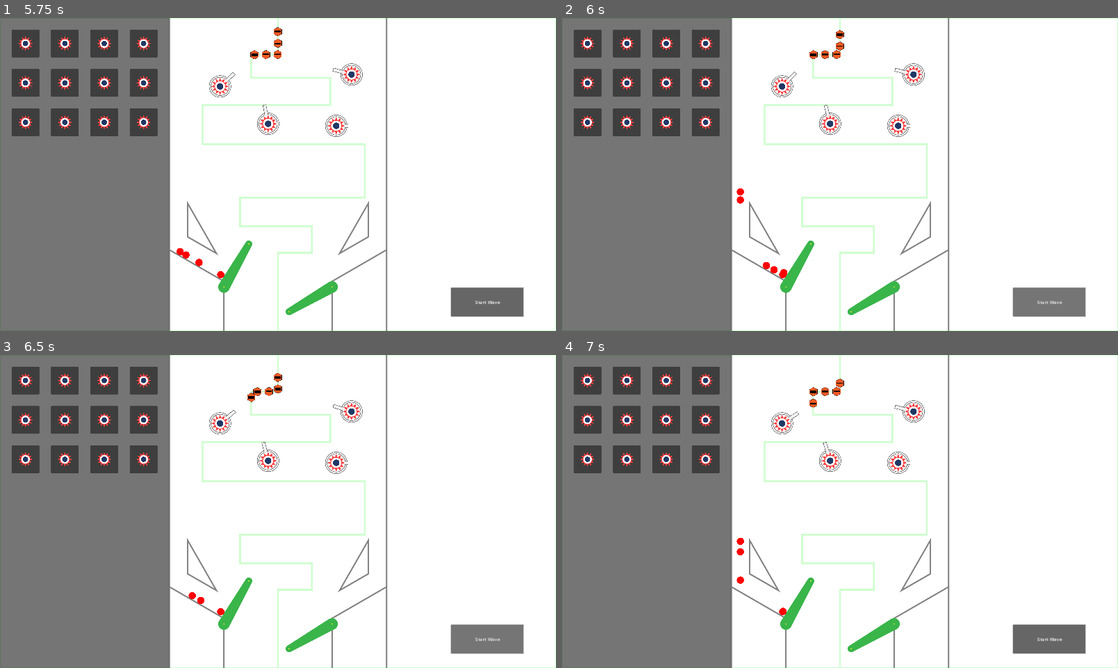
Above: before the commit, frames 1-4 (two rows, left to right).
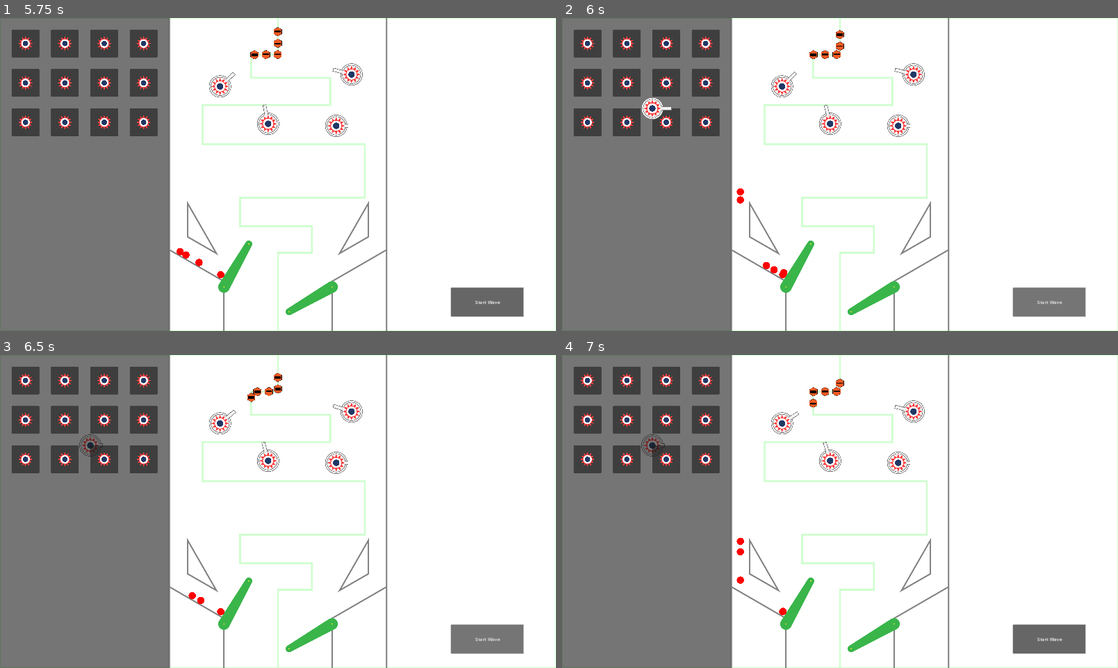
Above: after the commit, the same moments.

Repository: cxhuy/ptd
Game: Godot game, scene res://scenes/game.tscn
Same seed, same stepped clock (60 frames per second), same inputs: the game is played once before the commit and once after it.
Inputs (mouse positions are in pixels of both pictures, inside the frame that each line leads up to):
- Up to frame 1 (5.75 s): click "Start Wave" at 0.5 s; click "Start Wave" at 1.25 s; tap Enter at 2 s; move the mouse to (400, 158) at 2.02 s; hold / (rightFlip) 2.03-2.78 s; hold Space (addBall) 2.03-2.78 s; click (400, 158) at 2.17 s; move the mouse to (166, 190) at 2.77 s; hold Z (leftFlip) 2.78-3.53 s; tap Space (addBall) at 2.85, 4.35 s; click (166, 190) at 2.92 s; move the mouse to (333, 105) at 3.52 s; hold Space (addBall) 3.53-4.28 s; hold / (rightFlip) 3.53-5.03 s; click (333, 105) at 3.67 s; move the mouse to (250, 237) at 4.27 s; click (250, 237) at 4.42 s; move the mouse to (444, 221) at 5.02 s; hold Z (leftFlip) from 5.03 s (still down); hold Space (addBall) from 5.03 s (still down); click (444, 221) at 5.17 s
- Up to frame 2 (6 s): keep holding Z (leftFlip); move the mouse to (673, 127) at 5.77 s; release Space (addBall) at 5.78 s; tap Space (addBall) at 5.85 s; click (673, 127) at 5.92 s
- Up to frame 3 (6.5 s): keep holding Z (leftFlip)
- Up to frame 4 (7 s): keep holding Z (leftFlip); move the mouse to (867, 511) at 6.52 s; hold Space (addBall) from 6.53 s (still down); click (867, 511) at 6.67 s

Frame 1 is identical in both runs. In frame 2, 0.2% of the frame differs, in the area x 14-20%, y 25-33%; in frame 3, less than 0.1%; in frame 4, less than 0.1%.

Commit message:
feat: add tower add function

Diff:
--- a/scenes/towerAdd.tscn
+++ b/scenes/towerAdd.tscn
@@ -1,13 +1,17 @@
-[gd_scene load_steps=2 format=3 uid="uid://b5qmwu8hgbnv2"]
+[gd_scene load_steps=3 format=3 uid="uid://b5qmwu8hgbnv2"]
 
+[ext_resource type="Script" path="res://scripts/towerAdd.gd" id="1_c8akx"]
 [ext_resource type="Texture2D" uid="uid://iu5snjhufk02" path="res://sprites/towers/basic_tower/default.svg" id="1_emspr"]
 
 [node name="TowerAdd" type="Panel"]
 custom_minimum_size = Vector2(96, 96)
 offset_right = 40.0
 offset_bottom = 40.0
+script = ExtResource("1_c8akx")
 
 [node name="TowerSprite" type="Sprite2D" parent="."]
 position = Vector2(48, 48)
 scale = Vector2(0.25, 0.25)
 texture = ExtResource("1_emspr")
+
+[connection signal="gui_input" from="." to="." method="_on_gui_input"]
--- /dev/null
+++ b/scripts/towerAdd.gd
@@ -0,0 +1,20 @@
+extends Panel
+
+var tower := preload("res://scenes/tower/tower.tscn")
+
+
+func _on_gui_input(event):
+	var towerInstance := tower.instantiate()
+
+	if event is InputEventMouseButton and event.button_mask == 1:
+		add_child(towerInstance)
+		towerInstance.process_mode = Node.PROCESS_MODE_DISABLED
+
+	elif event is InputEventMouseMotion and event.button_mask == 1:
+		get_child(1).global_position = event.global_position
+
+	elif event is InputEventMouseButton and event.button_mask == 0:
+		var dropPos: Vector2 = get_child(1).global_position
+		get_child(1).queue_free()
+		get_tree().get_root().get_node("Game").add_child(towerInstance)
+		towerInstance.set_global_position(dropPos)
